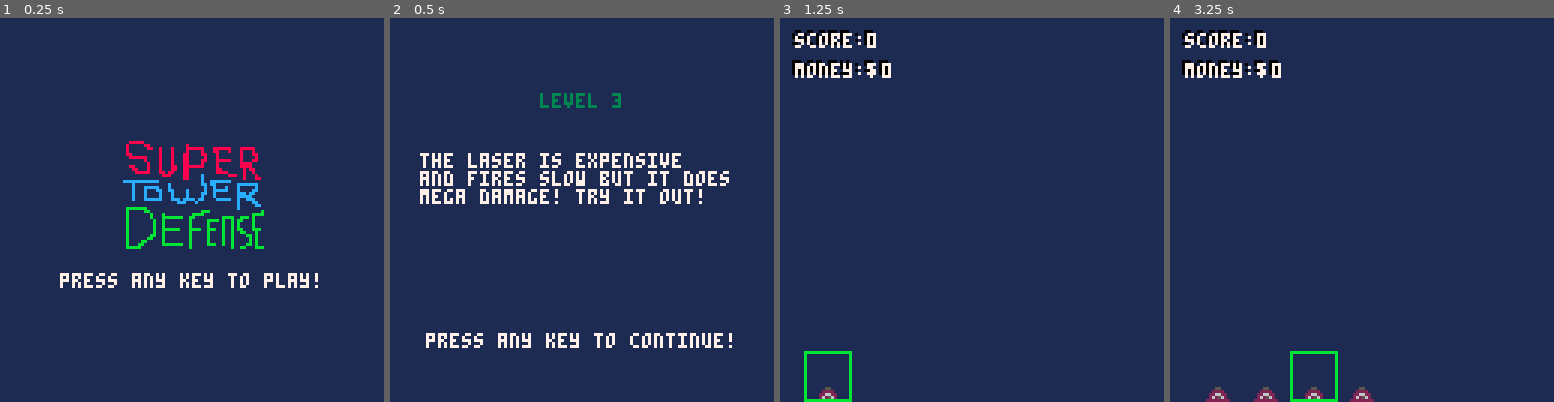
Above: before the commit, frames 1-4 (left to right).
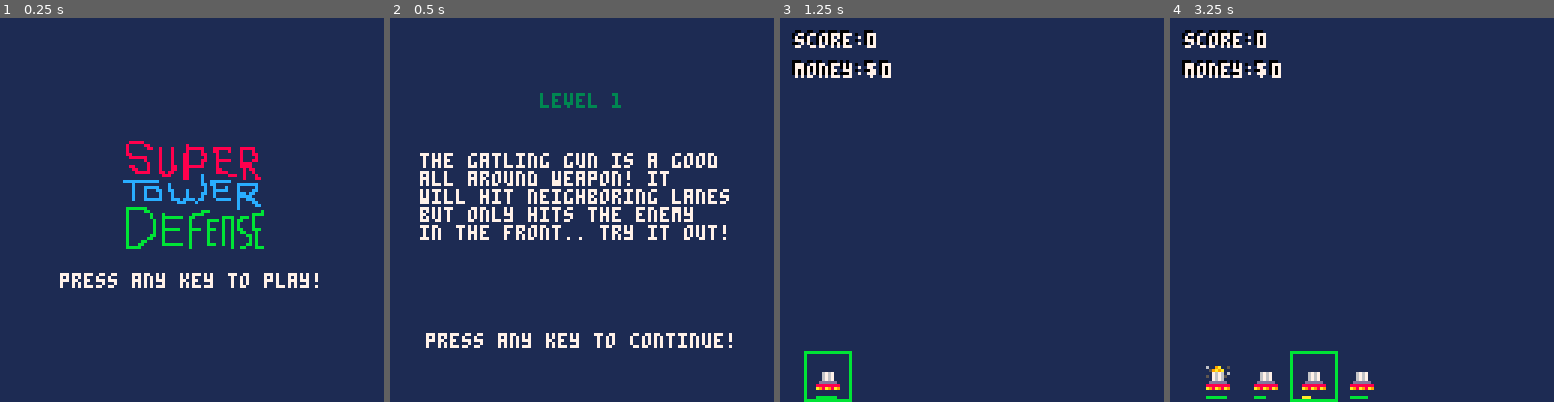
Above: after the commit, the same moments.

Repository: elennick/ggo25
Game: PICO-8 cartridge ggo25.p8
Same seed, same stepped clock (60 frames per second), same inputs: the game is played once before the commit and once after it.
Inputs:
- Up to frame 1 (0.25 s): no input
- Up to frame 2 (0.5 s): tap X (X key) at 0.33 s
- Up to frame 3 (1.25 s): tap O (Z key) at 0.7 s; tap X (X key) at 1.07 s
- Up to frame 4 (3.25 s): hold Right 1.6-2.1 s; tap O (Z key) every 0.4 s from 1.7 to 2.9 s; tap X (X key) at 1.85, 2.97 s; hold Up 2.15-2.42 s; hold Right 2.47-3.03 s; hold Left from 3.08 s (still down)

Frame 1 is identical in both runs. In frame 2, 5.1% of the frame differs, in the area x 7-89%, y 19-58%; in frame 3, 0.3%; in frame 4, 1.5%.

Commit message:
added a firing timer indicator below each tower

Diff:
--- a/ggo25.p8
+++ b/ggo25.p8
@@ -2,7 +2,7 @@
 version 43
 __lua__
 debug = false
-start_lvl = 3
+start_lvl = 1
 
 nmes = {} //enemies
 twrs = {} //towers
@@ -135,7 +135,21 @@
   		else
   		  i = t.type.i + 1
   		end
-  		spr(i, (t.lane * 16) - 4, 120)
+  		spr(i, (t.lane * 16) - 4, 116)
+
+	   //draw firing timer
+	   local perc = t.tsf / t.type.rof
+	   local x1 = (t.lane * 16) - 4
+	   local x2 = x1 + (7 * perc)
+	   local clr
+	   if perc >= .5 then
+	     clr = 11
+	   elseif perc < .5 and perc > .2 then
+	     clr = 10
+	   else
+	     clr = 8
+	   end
+	   line(x1, 126, x2, 126, clr)
 	 end
 
 	 //draw hits
